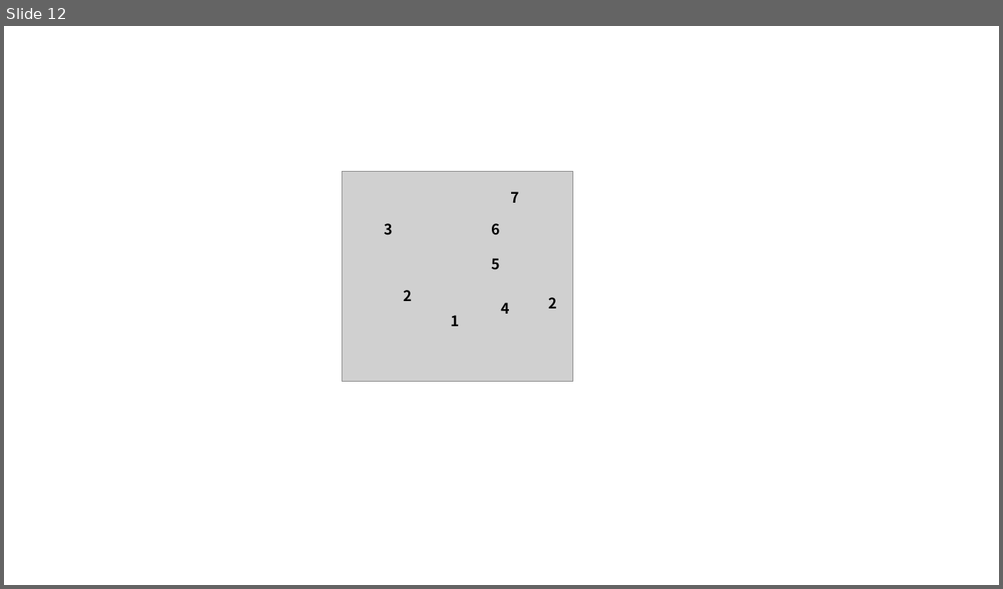
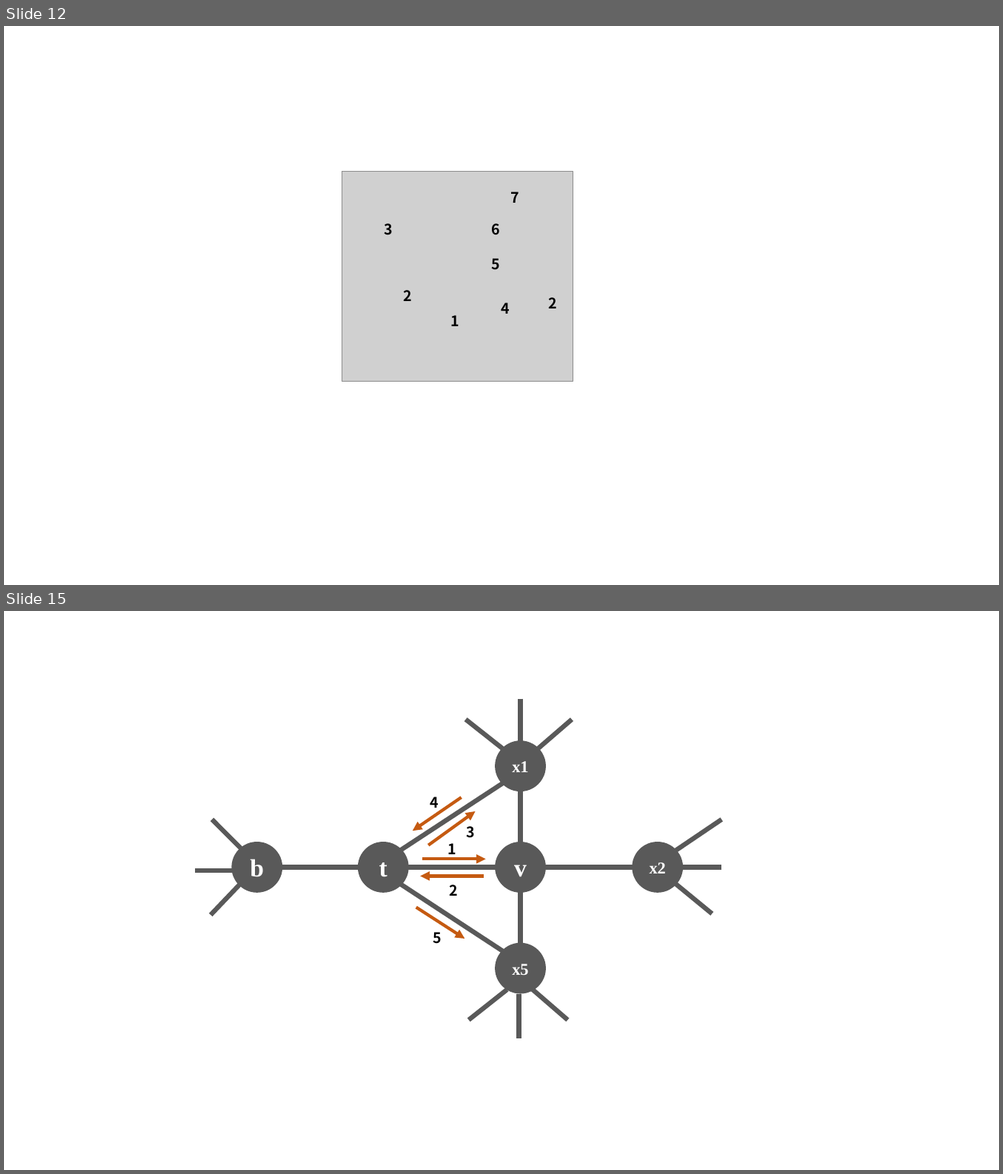
Before and after one commit to gmlyytt-YANG/img-repo, a slide deck: pictures.pptx. Shown one above the other, each under a label of ours: slide 12 before the commit, slides 12 and 15 after it; the slides between them are not shown. The pictures are 1003x589 and 1003x1174 pixels, drawn with LibreOffice and Linux fonts; fonts in the diff are those of the drawing; grey boxes stand for pictures. Boxes give left, top, right and bottom in pixels: in the first picture for what was removed or moved away, otherwise in the second. Text is boxed around its words. In the diff, an @@ line names an element or a change of style, - is before the commit and + after.

```diff
--- a/pictures.pptx
+++ b/pictures.pptx
@@ slide 15 added at (4, 611, 999, 1170), background #FFFFFF @@
@@ group added at (195, 699, 722, 1039): 19 lines, 6 ellipses, 5 arrows, 5 texts @@
+t
+v
+x5
+x1
+b
+x2
+1
+2
+3
+4
+5
```
Also in this commit, not shown: 2 other slides added, 8 other files.
